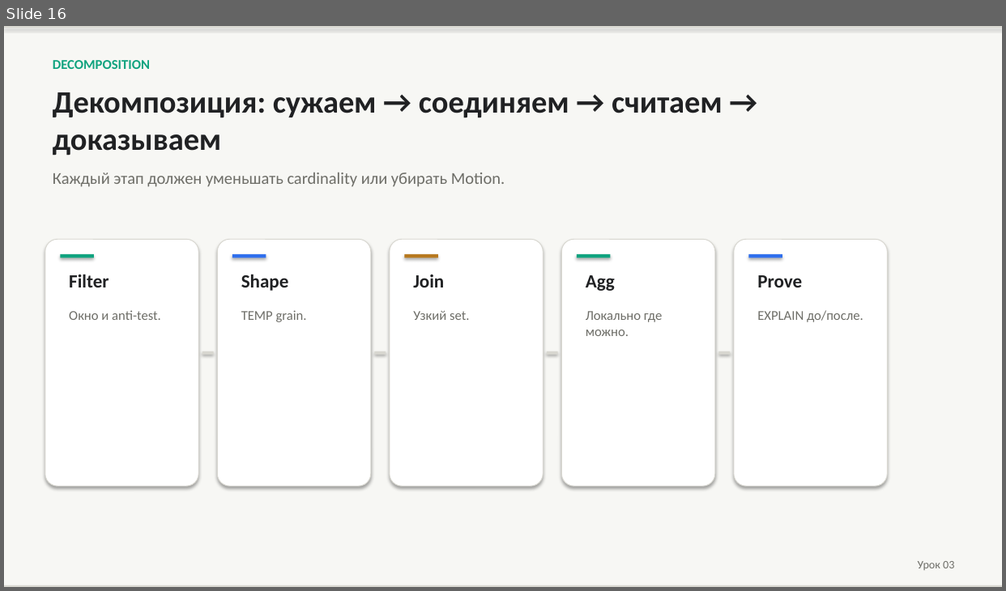
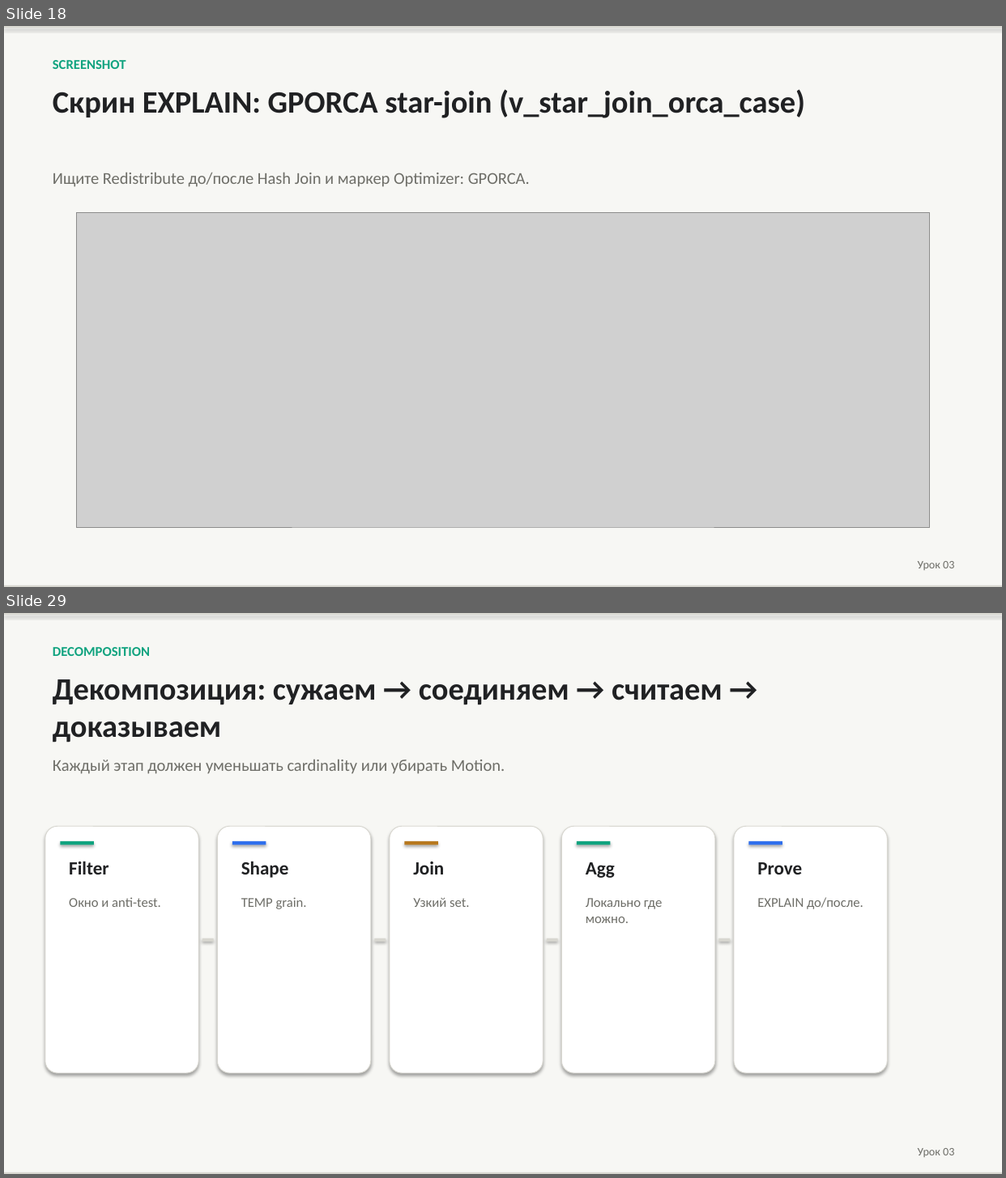
Before and after one commit to PaulKov/de-mentor, a slide deck: artifacts/greenplum-query-tuning-theory.pptx. Shown one above the other, each under a label of ours: slide 16 before the commit, slides 18 and 29 after it; the slides between them are not shown. The pictures are 1006x591 and 1006x1178 pixels, drawn with LibreOffice and Linux fonts; fonts in the diff are those of the drawing; grey boxes stand for pictures. Boxes give left, top, right and bottom in pixels: in the first picture for what was removed or moved away, otherwise in the second. Text is boxed around its words. In the diff, an @@ line names an element or a change of style, - is before the commit and + after.

```diff
--- a/artifacts/greenplum-query-tuning-theory.pptx
+++ b/artifacts/greenplum-query-tuning-theory.pptx
@@ slide 18 added at box(4, 26, 1002, 587), background #FFFFFF @@
@@ rectangle added at box(4, 26, 1002, 587), fill #F7F7F4 @@
@@ rectangle added at box(4, 26, 1002, 28), fill #D8D7D0 @@
@@ text added at box(53, 60, 126, 69), 13 pt, text #10A37F, bold @@
+SCREENSHOT
@@ text added at box(53, 89, 805, 118), 30 pt, text #202123, bold @@
+Скрин EXPLAIN: GPORCA star-join (v_star_join_orca_case)
@@ text added at box(53, 173, 530, 187), 16 pt, text #6E6E68 @@
+Ищите Redistribute до/после Hash Join и маркер Optimizer: GPORCA.
@@ picture added at box(77, 213, 929, 527) @@
@@ text added at box(918, 561, 954, 570), 11 pt, text #6E6E68 @@
+Урок 03
@@ rectangle added at box(4, 586, 1002, 587), fill #D8D7D0 @@
@@ what was slide 16 is now slide 29 @@
```
Also in this commit, not shown: 29 slides changed, 12 other slides added, 39 other files.
